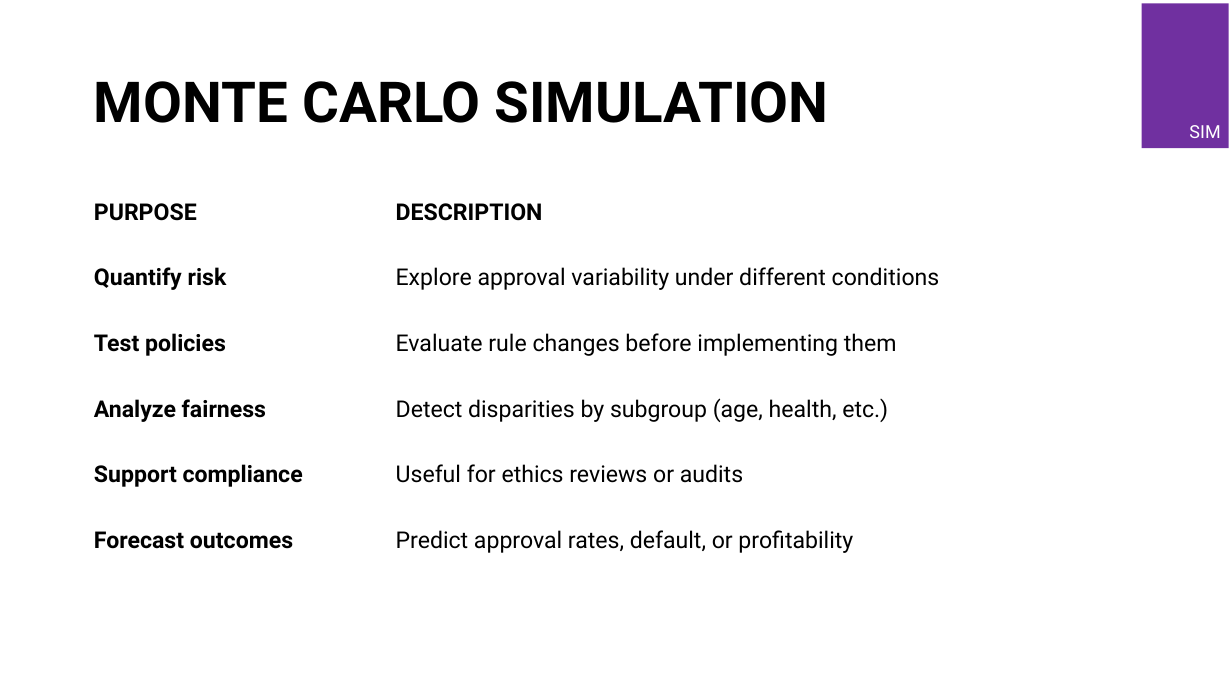
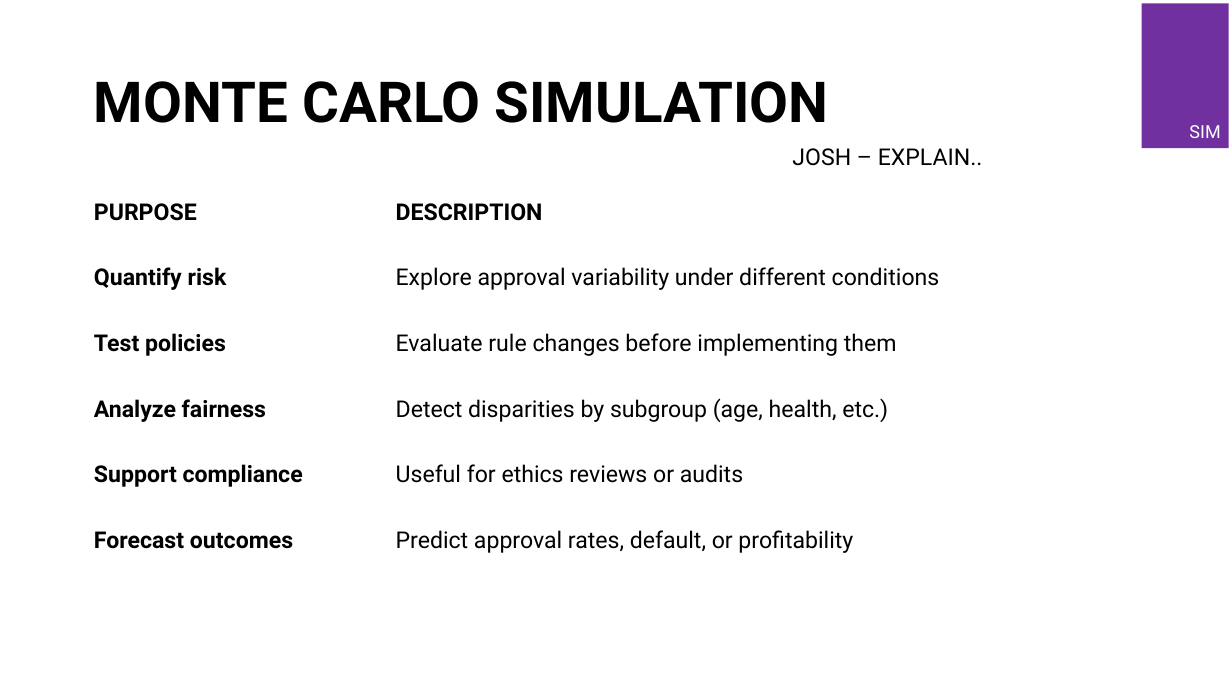
Before and after one commit to ijoshdavis/KSU-STAT-7100_MCSP, a slide deck: slide 7 of deliverables/Week 8 - Presentation.pptx. Drawn at 1232x693 pixels with LibreOffice and Linux fonts; fonts in the diff are those of the drawing. Boxes give left, top, right and bottom in pixels: in the first picture for what was removed or moved away, otherwise in the second. Text is boxed around its words. In the diff, an @@ line names an element or a change of style, - is before the commit and + after.

```diff
--- a/deliverables/Week 8 - Presentation.pptx
+++ b/deliverables/Week 8 - Presentation.pptx
@@ text added at box(792, 148, 983, 166), 18 pt, text #000000 @@
+JOSH – EXPLAIN..
```
Also in this commit, not shown: 9 other slides changed, 19 other files.
